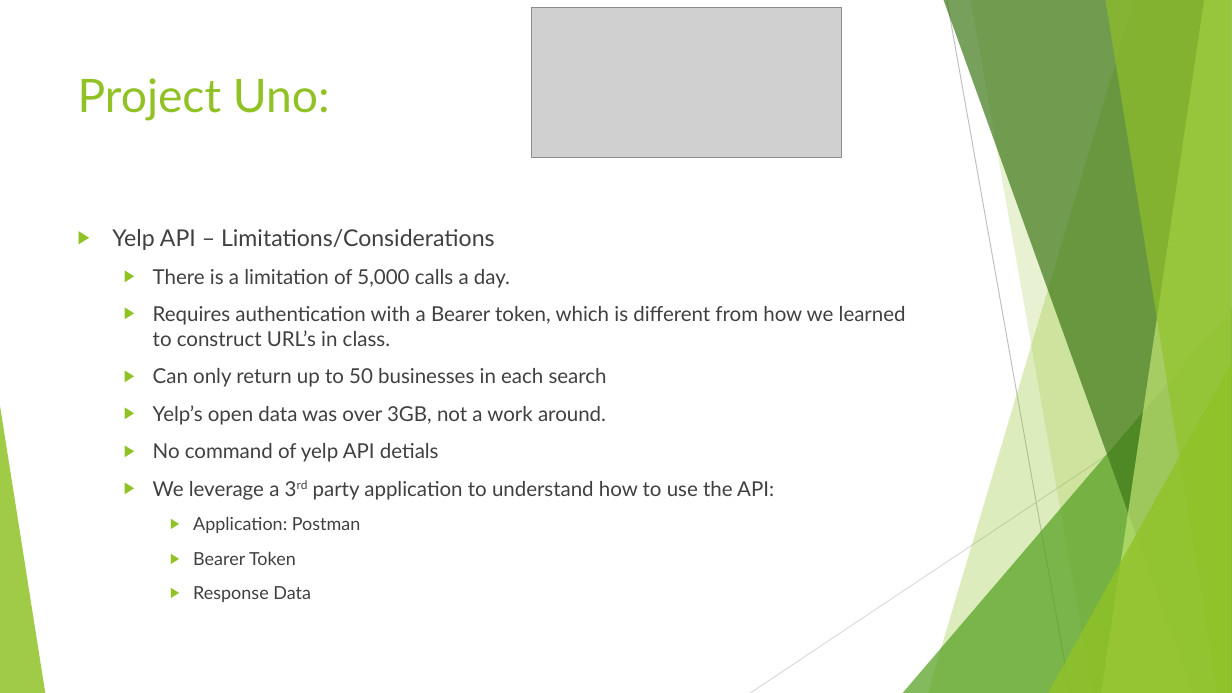
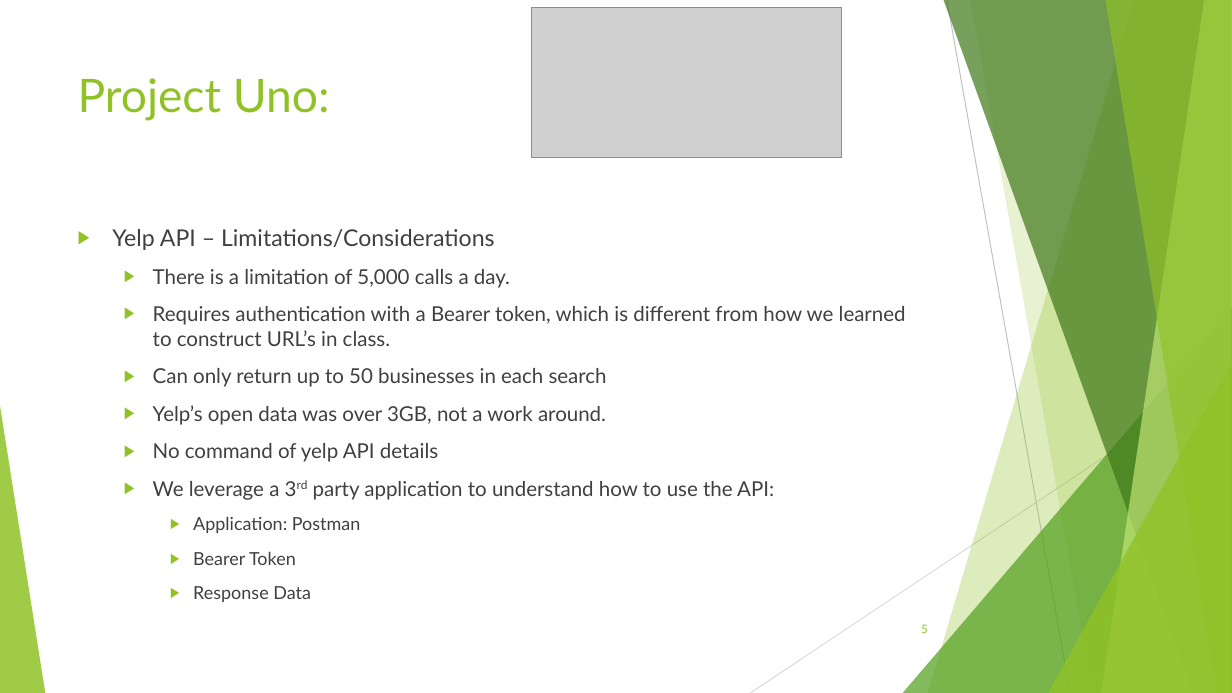
Before and after one commit to Cnw695/Project_1, a slide deck: slide 5 of final_project_one_slides.pptx. Drawn at 1232x693 pixels with LibreOffice and Linux fonts; fonts in the diff are those of the drawing; grey boxes stand for pictures. Boxes give left, top, right and bottom in pixels: in the first picture for what was removed or moved away, otherwise in the second. Text is boxed around its words. In the diff, an @@ line names an element or a change of style, - is before the commit and + after.

```diff
--- a/final_project_one_slides.pptx
+++ b/final_project_one_slides.pptx
@@ text at (153,443,438,462): text changed @@
-  ▶ No command of yelp API detials
+  ▶ No command of yelp API details
@@ page number added at (921,624,928,633), 9 pt, text #90C226 @@
+5
```
Also in this commit, not shown: 12 other slides changed, 13 slides added, 12 slides removed, 10 other files.
